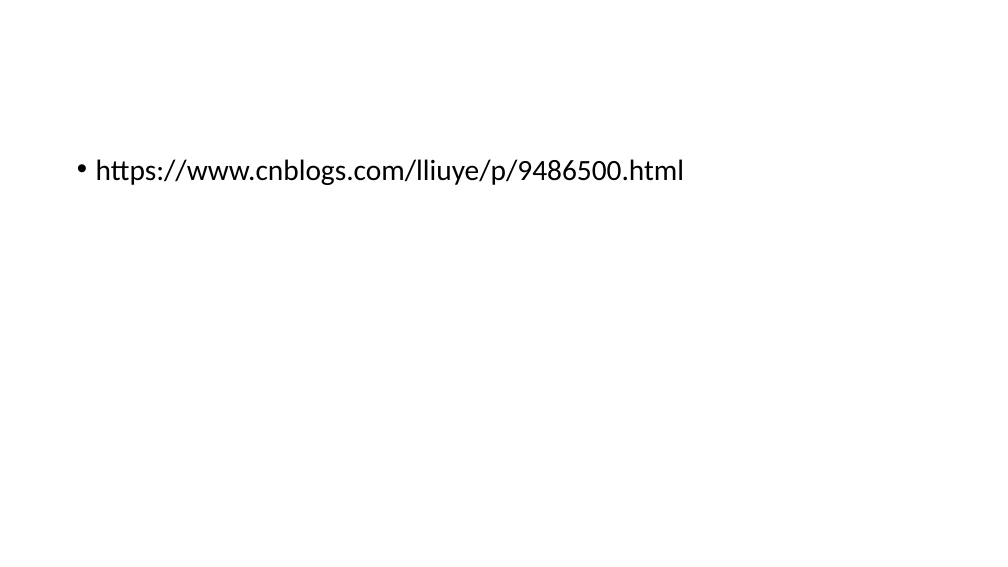
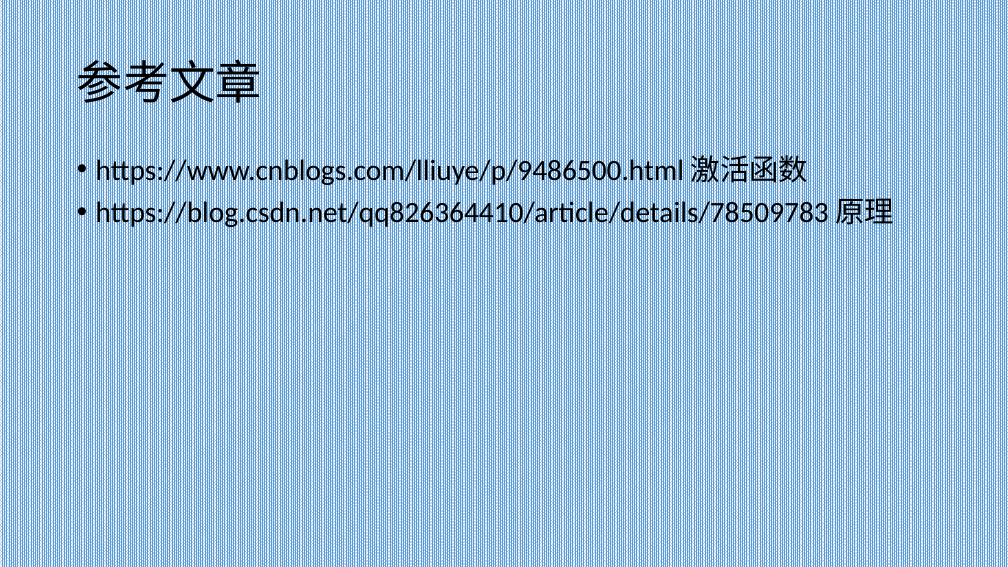
Before and after one commit to hexiaoweiff8/NumRecognition, a slide deck: slide 10 of Assets/神经网络手写数字识别.pptx (slide 5 before the commit). Drawn at 1008x567 pixels with LibreOffice and Linux fonts; fonts in the diff are those of the drawing. Boxes give left, top, right and bottom in pixels: in the first picture for what was removed or moved away, otherwise in the second. Text is boxed around its words. In the diff, an @@ line names an element or a change of style, - is before the commit and + after.

```diff
--- a/Assets/神经网络手写数字识别.pptx
+++ b/Assets/神经网络手写数字识别.pptx
@@ background #FFFFFF to pattern #5B9BD5 on #FFFFFF @@
@@ title added at (77,52,262,111), 44 pt, text #000000 @@
+参考文章
@@ text at (96,150,895,230): text changed @@
-• https://www.cnblogs.com/lliuye/p/9486500.html
+• https://www.cnblogs.com/lliuye/p/9486500.html 激活函数
+• https://blog.csdn.net/qq826364410/article/details/78509783 原理
```
Also in this commit, not shown: 4 other slides changed, 5 slides added, 2 other files.
